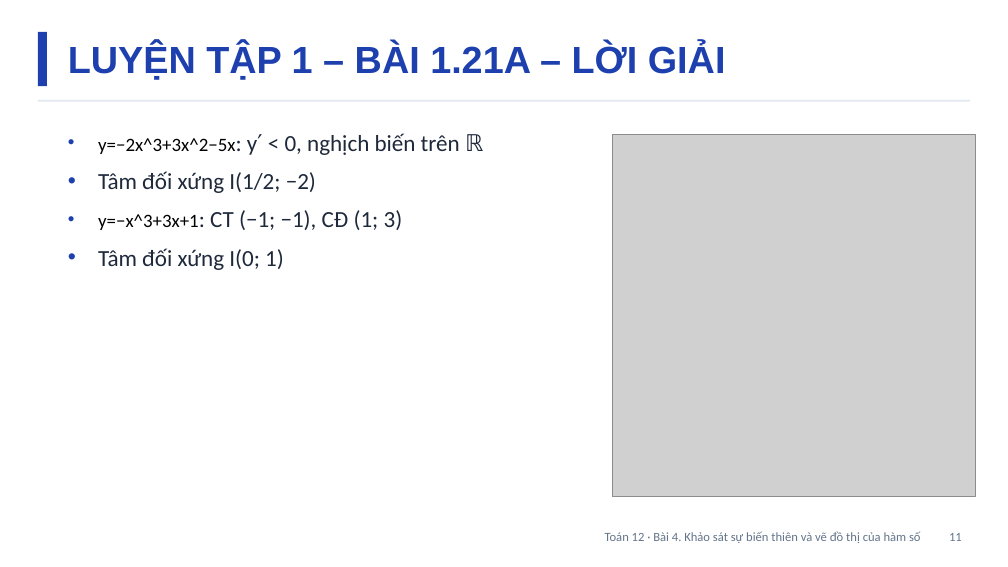
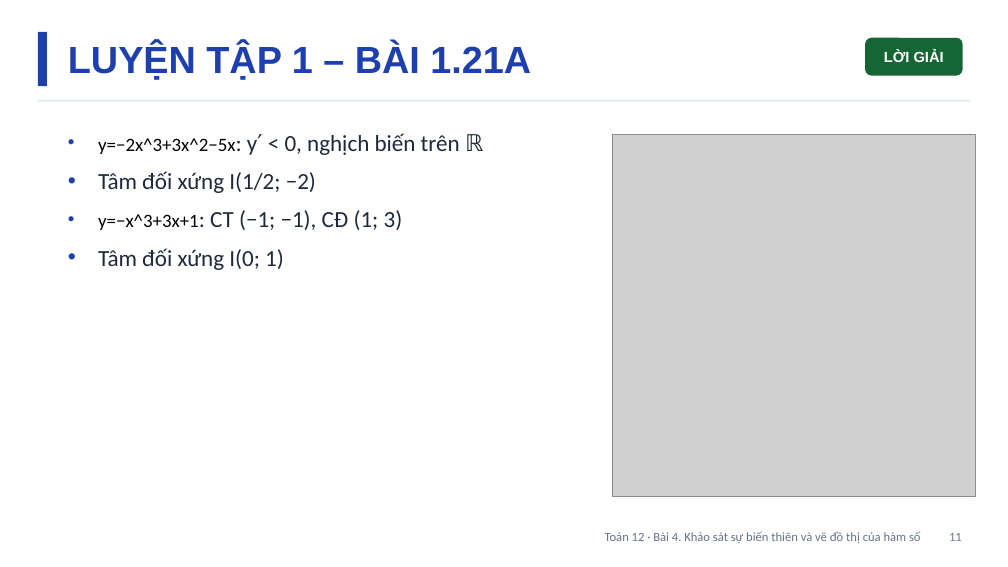
Before and after one commit to Trangtu66/Taode_thi_online, a slide deck: slide 11 of slide/Slide_TOAN12_Bai4_T14-18.pptx. Drawn at 1008x567 pixels with LibreOffice and Linux fonts; fonts in the diff are those of the drawing; grey boxes stand for pictures. Boxes give left, top, right and bottom in pixels: in the first picture for what was removed or moved away, otherwise in the second. Text is boxed around its words. In the diff, an @@ line names an element or a change of style, - is before the commit and + after.

```diff
--- a/slide/Slide_TOAN12_Bai4_T14-18.pptx
+++ b/slide/Slide_TOAN12_Bai4_T14-18.pptx
@@ text at (68, 44, 531, 80): text changed @@
-LUYỆN TẬP 1 – BÀI 1.21A – LỜI GIẢI
+LUYỆN TẬP 1 – BÀI 1.21A
@@ rounded rectangle added at (865, 38, 963, 76), fill #166534, 14 pt, text #FFFFFF, bold @@
+LỜI GIẢI
```
Also in this commit, not shown: 13 other slides changed, 9 other files.
